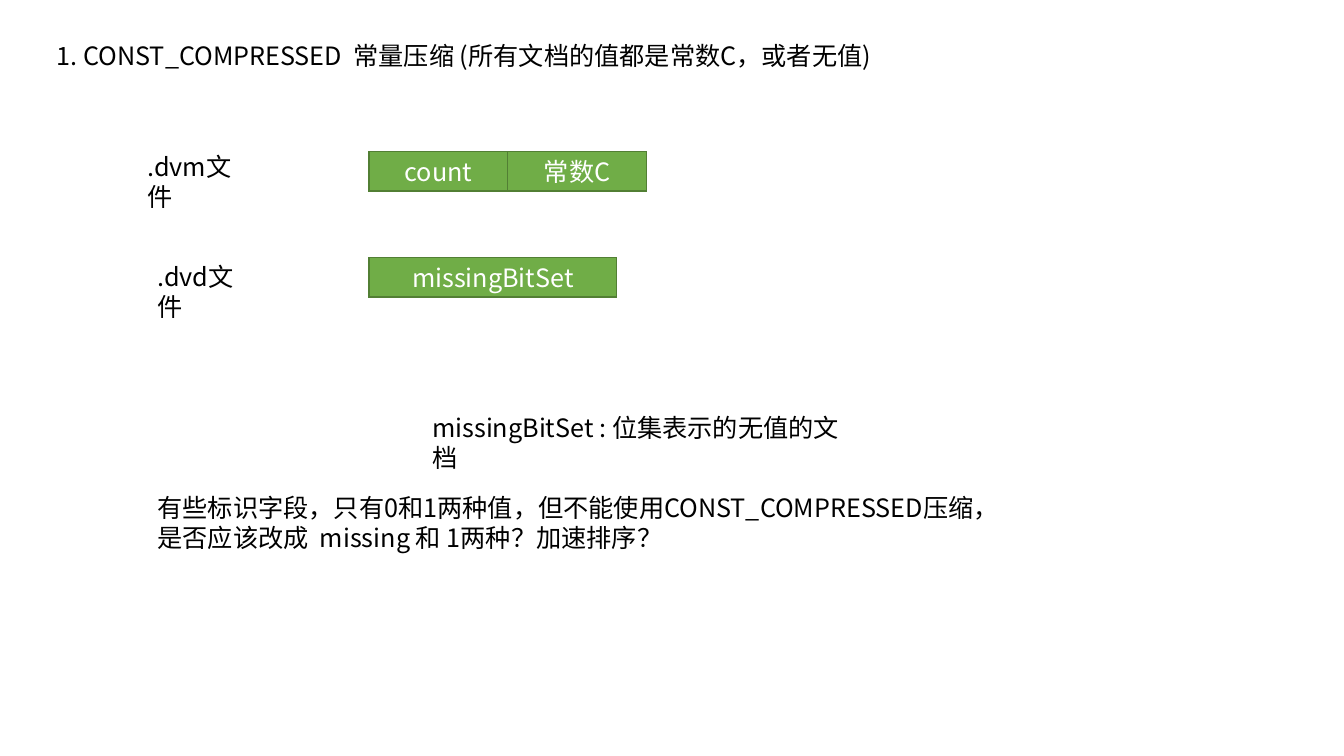
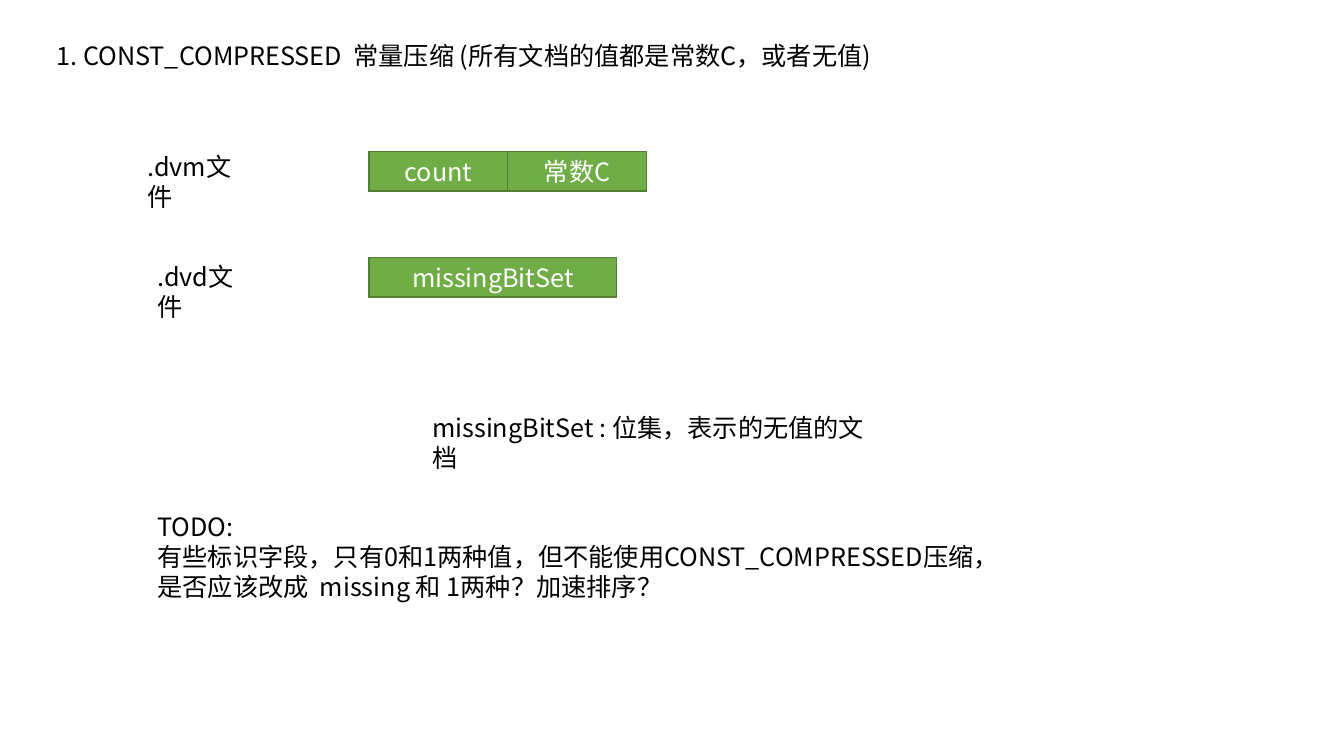
Before and after one commit to zouxiang1993/lucene-8.0.0, a slide deck: slide 26 of core/notes/lucene/codec/索引文件格式/Lucene索引文件.pptx (slide 20 before the commit). Drawn at 1344x756 pixels with LibreOffice and Linux fonts; fonts in the diff are those of the drawing. Boxes give left, top, right and bottom in pixels: in the first picture for what was removed or moved away, otherwise in the second. Text is boxed around its words. In the diff, an @@ line names an element or a change of style, - is before the commit and + after.

```diff
--- a/core/notes/lucene/codec/索引文件格式/Lucene索引文件.pptx
+++ b/core/notes/lucene/codec/索引文件格式/Lucene索引文件.pptx
@@ text at [432, 415, 864, 443]: text changed @@
-missingBitSet : 位集表示的无值的文档
+missingBitSet : 位集，表示的无值的文档
@@ text "TODO:": place and size @@
-text "TODO:" at [157, 495, 998, 554]
+text "TODO:" at [157, 517, 998, 602]
@@ text at [157, 517, 233, 537]: paragraph added @@
+TODO:
```
Also in this commit, not shown: 2 other slides changed, 1 slide added, 1 slide removed, 1 other file.
